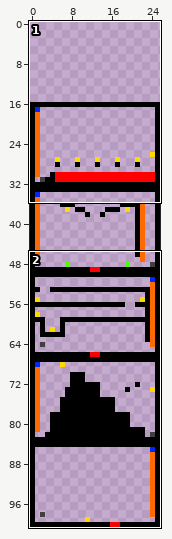
Edited in one commit: sprite sheet (OneManCoOp/OneManCoOp/OneManCoOpContent/map.PNG). The picture above shows the old version from afar; the outline marks the close-up.
Close-up. As it was:
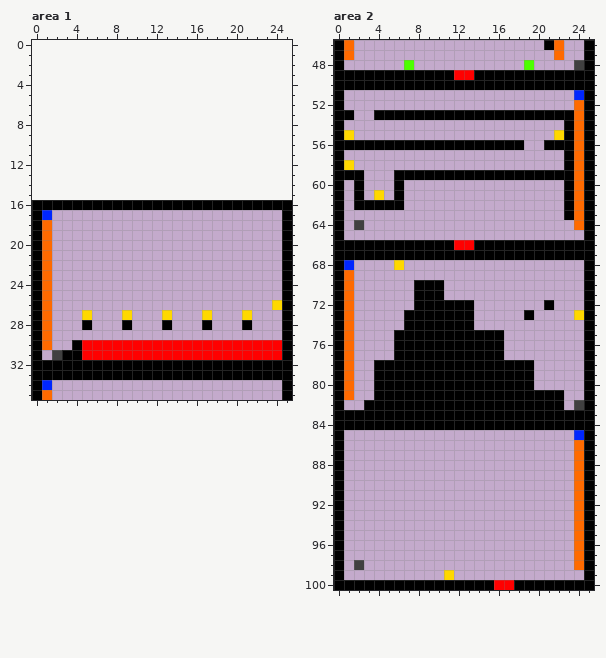
The file is 26x85 pixels. Pixels under 10% opacity are left out. Shown: area 1: x 0..25, y 0..35; area 2: x 0..25, y 46..100. The old version is drawn lined up with the new one, on the new canvas.
Once edited:
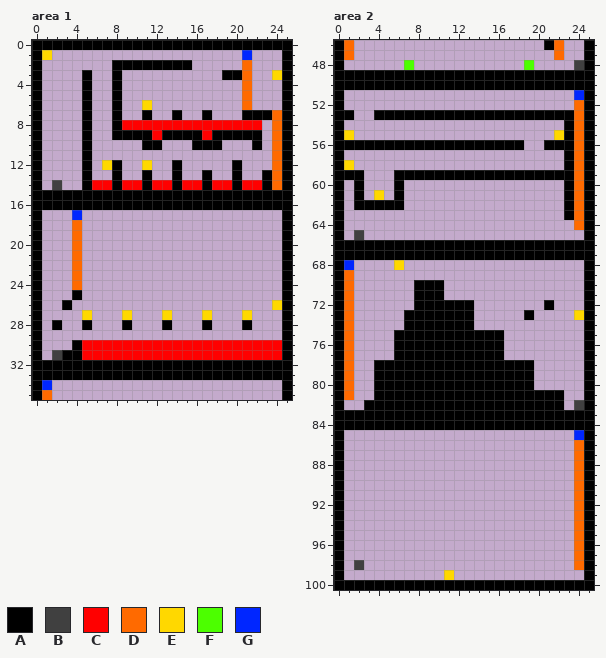
Palette (. is transparent): A #000000  B #404040  C #ff0000  D #ff6a00  E #ffd800  F #4cff00  G #0026ff
Changes in this commit:
canvas 26x85 -> 26x101, the old top-left corner now at 0,16
Area 1:
There is now colour A in row 0 at x 0 to 25; in row 1 at x 0 and 25; in row 2 at x 0, 8 to 15 and 25; in row 3 at x 0, 5, 8, 19 to 20 and 25; in rows 4 to 6 at x 0, 5, 8 and 25; in row 7 at x 0, 5, 8, 11, 14, 17, 21 to 23 and 25.
There is now colour A in row 8 at x 0, 5, 8 and 25; in row 9 at x 0, 5, 8 to 11, 13 to 16, 18 to 22 and 25; in row 10 at x 0, 5, 11 to 12, 16 to 18, 22 and 25; in row 11 at x 0, 5 and 25; in row 12 at x 0, 5, 8, 14, 20 and 25; in rows 13 to 14 at x 0, 5, 8, 11, 14, 17, 20, 23 and 25.
There is now colour A in row 15 at x 0 to 25; in row 25 at x 4; in row 26 at x 3; in row 28 at x 2.
There is now colour B in row 14 at x 2.
There is now colour C in row 8 at x 9 to 22; in row 9 at x 12 and 17; in row 14 at x 6 to 7, 9 to 10, 12 to 13, 15 to 16, 18 to 19 and 21 to 22.
There is now colour D in rows 2 to 6 at x 21; in rows 7 to 14 at x 24; in rows 18 to 24 at x 4.
There is now colour E in row 1 at x 1; in row 3 at x 24; in row 6 at x 11; in row 12 at x 7 and 11.
There is now colour G in row 1 at x 21; in row 17 at x 4.
The author cleared colour D in rows 18 to 30 at x 1.
The author cleared colour G in row 17 at x 1.
Area 2:
The edit turns colour C into colour A in row 49 at x 12 to 13; in row 66 at x 12 to 13; in row 100 at x 16 to 17.
There is now colour B in row 65 at x 2.
The author cleared colour B in row 64 at x 2.
Where, in picture pixels (left, top, right, bottom), the same in both close-ups:
changed: (32, 40, 292, 350)
changed: (454, 70, 474, 80)
changed: (354, 220, 364, 240)
changed: (454, 240, 474, 250)
changed: (494, 580, 514, 590)
